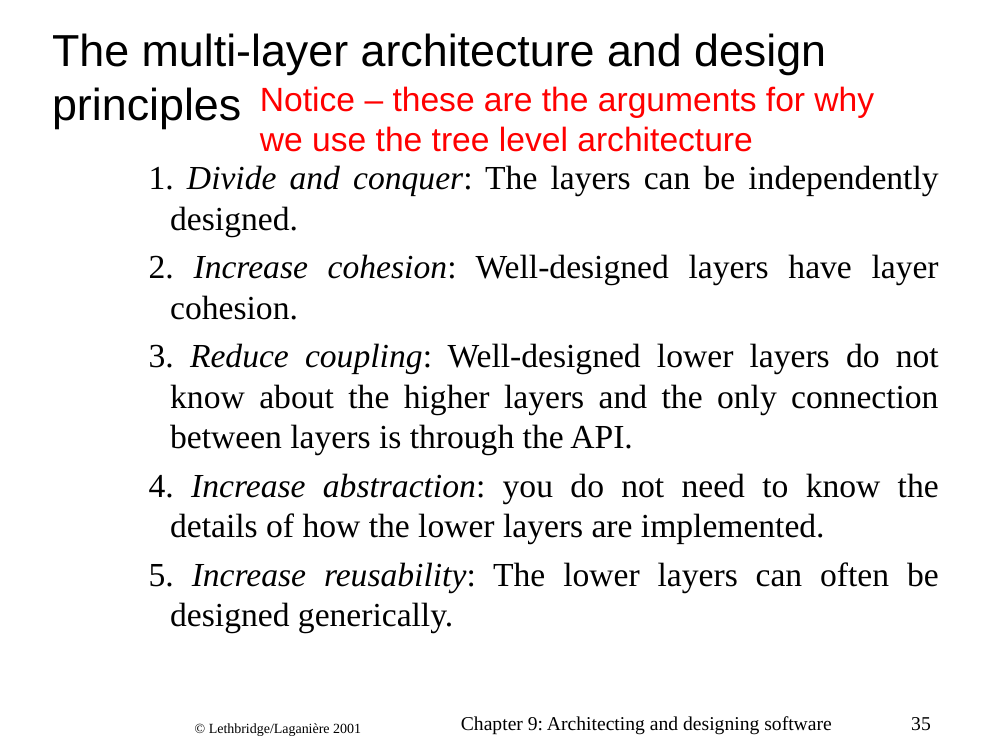
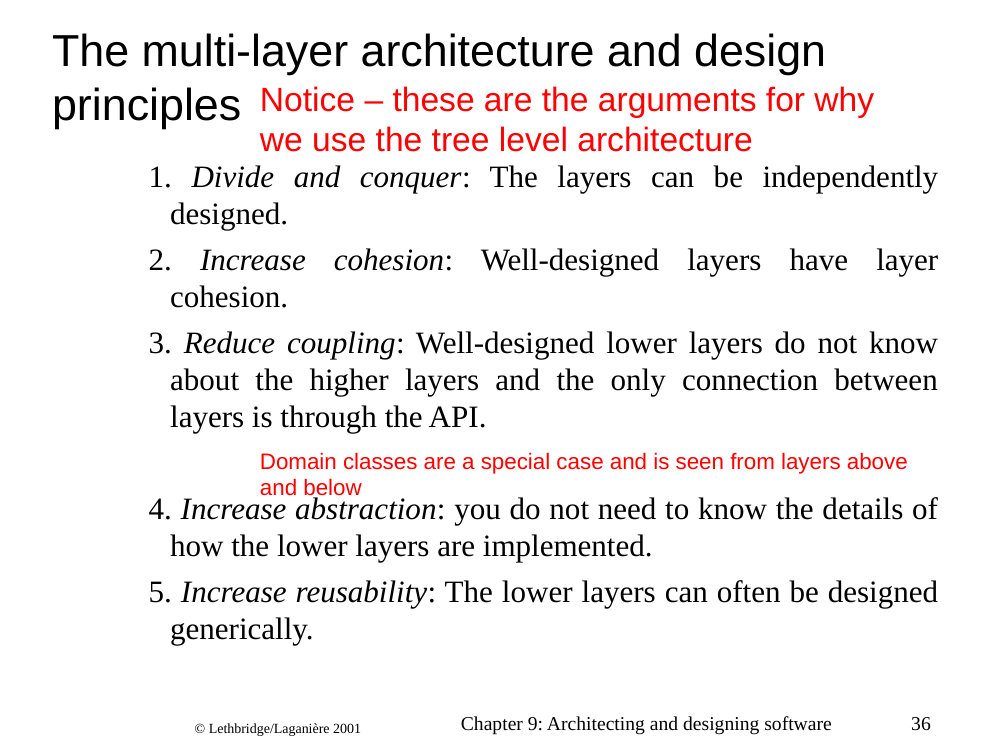
Before and after one commit to cphdat2sem2017-Cos/Week09-15-Project, a slide deck: slide 36 of ArchitectureDays/arch-LethbridgeLaganiere_ch09.ppt (slide 35 before the commit). Drawn at 1008x756 pixels with LibreOffice and Linux fonts; fonts in the diff are those of the drawing; background and template pictures are left out. Boxes give left, top, right and bottom in pixels: in the first picture for what was removed or moved away, otherwise in the second. Text is boxed around its words. In the diff, an @@ line names an element or a change of style, - is before the commit and + after.

```diff
--- a/ArchitectureDays/arch-LethbridgeLaganiere_ch09.ppt
+++ b/ArchitectureDays/arch-LethbridgeLaganiere_ch09.ppt
@@ text "1. Divide and conquer: The ..." at (149, 165, 939, 645): size 24 to 22.2 pt @@
@@ text added at (260, 452, 908, 501), 16 pt, text #FF0000 @@
+Domain classes are a special case and is seen from layers above and below
@@ page number at (911, 717, 931, 731): text changed @@
-35
+36
```
Also in this commit, not shown: 8 other slides changed, 1 slide added, 6 other files.
